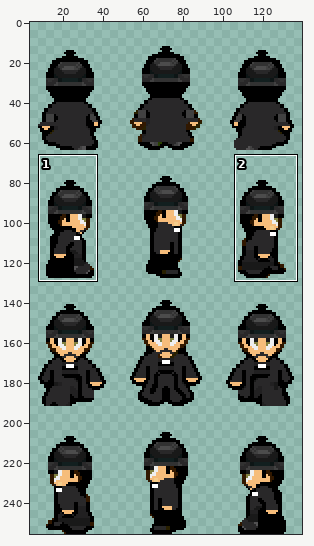
Sprite sheet, stored at data/sprites/npc/npcwikary.png. The picture above shows the old version from afar; the outline marks the close-up.
Close-up. The starting point:
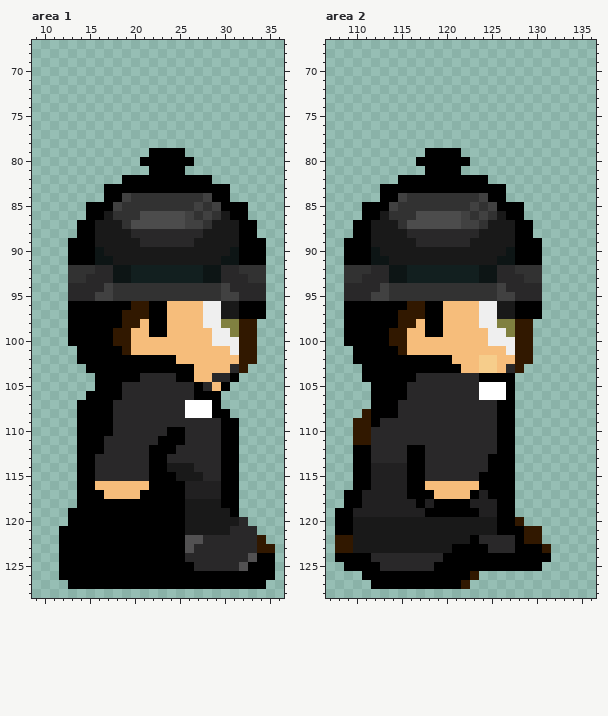
The file is 144x256 pixels. Colours within 5 levels of each other are drawn and written as one. Shown: area 1: x 9..36, y 67..128; area 2: x 107..136, y 67..128. The wide view leaves out empty margins. The commit also changed other parts of the picture, which this record leaves out.
Once edited:
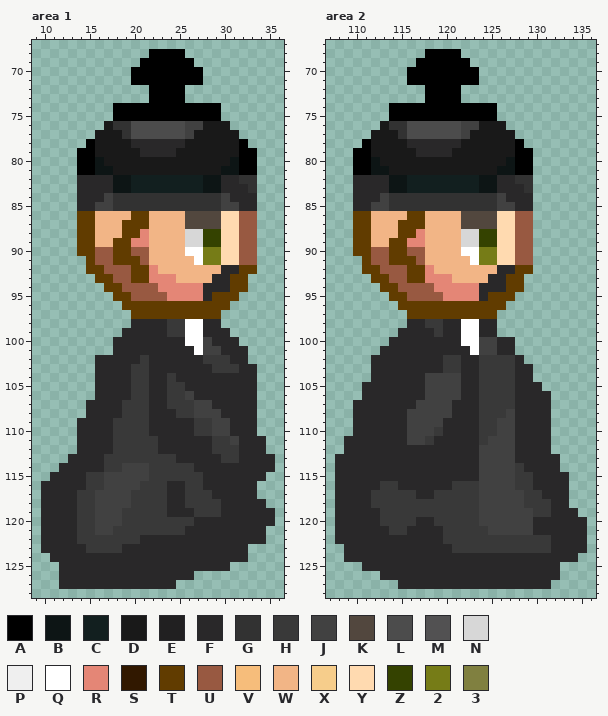
Palette (. is transparent): A #000000  B #0d1515  C #121f1f  D #191919  E #212021  F #292829  G #323232  H #393939  J #414141  K #52473e  L #4c4c4c  M #525152  N #d7d7d7  P #efefef  Q #ffffff  R #e48676  S #311800  T #613c00  U #985941  V #f6bd7b  W #f2b586  X #f6cd8b  Y #ffdab0  Z #344200  2 #767c17  3 #808040
What changed:
Changed rows in their new state; - is an unchanged pixel.
Area 1:
first column x 10:
 68 ------------AAAA----------
 69 -----------AAAAAA---------
 70 ----------AAAAAAAA--------
 71 ----------AAAAAAAA--------
 72 ------------AAAA----------
 73 ------------AAAA----------
 74 --------AAAAAAAAAAAA------
 75 --------AAAAAAAAAAAA------
 76 -------DGGLLLLLLJJDDD-----
 77 ------DDDGLLLLLLJDDDDD----
 78 -----ADDDDFFFFFFDDDDDDA---
 79 ----AADDDDDFFFFDDDDDDDAA--
 80 ----AABDDDDDDDDDDDDDDBAA--
 81 ----AABBDDDDDDDDDDDDBBAA--
 82 ----FFFFBBCCCCCCCCBBFFGG--
 83 ----FFFFBBCCCCCCCCBBFFFG--
 84 ----FFFJGG--------GGJFFF--
 85 ----FFJJG--------G-GJJFF--
 86 ----TTWWWWTTWWWWKKKKYYUU--
 87 ----TTWWWTTTWWWWKKKKYYUU--
 88 ----TTWWWTTRWWWWNNZZYYUU--
 89 ---.TTWWTTRRWWWWNNZZYYUU.-
 90 ---.TTUUTTUUWWWWQQ22YYUU.-
 91 ---..TUUTTTUWWWWWQ22YYUU.-
 92 ---..TTUUUTTRWWWWWWW--TT.-
 93 ---...TTUUTTRRRWWWWF-TT..-
 94 ---....TTUUUURRRRRFFFTT..-
 95 ---.....TTUUUURRRRFTTT...-
 96 ---......TTTTTTTTTTTT....-
 97 ---.......TTTTTTTTTT.....-
 98 ---.......FFFFHHQQFF....--
 99 ---......FFFFFHHQQFFF...--
100 ---.....FFFFFFFFQQJFFF..--
101 ----....FFFFFFFFFQJJFFF.--
102 ----..FFFFFHFFFFFFHHHFF.--
103 -----.FFFFHHFFFFFFFHHHFF--
104 ------FFFFHH--HFFFF--FFF--
105 ------FFF-HH--HH-F-FFFFF--
106 -----.FFF-HH--HHJFFFFFFF--
107 ----.FFF-HHH--HHHJJFFFFF--
108 ----.FFF-HHH---HHJJJFFFF--
109 ----FFFFHHHH-----HHJJFFF--
110 ----FFFFHHHH--FF-HHJJFFF--
111 ----FFF-HHHHHFFF---HHJFFF-
112 ----FFF-HHHHHFF----HHHFFF-
113 ---FFF-HHHHHHHH-----HHFFFF
114 --FFFF-HHJJJHHHHH---FFFFFF
115 -FFFFHHJJJJJHHHHHH--FFFFF-
116 FFFFFHHJJJJHHHFFHHFFFFFF--
117 FFFFHHJJJJHHHHFFHHHFFFFF--
118 FFFFHHJJJJHHHHFFHHHHFFFFF-
119 FFFFHHJJJHHHHHFFFHHHFFFFFF
120 FFFFHHJJJHHHHHHHHFFFFF-FFF
121 FFFFHHJJHHHHHHHHFFFFF---F-
122 FFFFHHHHHHHFFFFFFF------F-
123 FFFFFHHHHFFFFFFFF------...
124 -FFFFFFFFFFFFFFF-------...
125 --FFFFFFFFFFFFFFF----.....
126 --FFFFFFFFFFFFFFF.........
127 --FFFFFFFFFFFFF..........-
Area 2:
first column x 108:
 68 ----------AAAA--------------
 69 ---------AAAAAA-------------
 70 --------AAAAAAAA------------
 71 --------AAAAAAAA------------
 72 ----------AAAA--------------
 73 ----------AAAA--------------
 74 ------AAAAAAAAAAAA----------
 75 ------AAAAAAAAAAAA----------
 76 -----DGGLLLLLLJJDDD---------
 77 ----DDDGLLLLLLJDDDDD--------
 78 ---ADDDDFFFFFFDDDDDDA-------
 79 --AADDDDDFFFFDDDDDDDAA------
 80 --AABDDDDDDDDDDDDDDBAA------
 81 --AABBDDDDDDDDDDDDBBAA------
 82 --FFFFBBCCCCCCCCBBFFGG------
 83 --FFFFBBCCCCCCCCBBFFFG------
 84 --FFFJGG--------GGJFFF------
 85 --FFJJG--------G-GJJFF------
 86 --TTWWWWTTWWWWKKKKYYUU------
 87 --TTWWWTTTWWWWKKKKYYUU------
 88 --TTWWWTTRWWWWNNZZYYUU------
 89 -.TTWWTTRRWWWWNNZZYYUU.-----
 90 -.TTUUTTUUWWWWQQ22YYUU.-----
 91 -..TUUTTTUWWWWWQ22YYUU.-----
 92 -..TTUUUTTRWWWWWWW--TT.-----
 93 -...TTUUTTRRRWWWWF-TT..-----
 94 -....TTUUUURRRRRFFFTT..-----
 95 -.....TTUUUURRRRFTTT...-----
 96 -......TTTTTTTTTTTT....-----
 97 -.......TTTTTTTTTT.....-----
 98 -.......FFHHFFQQFF....------
 99 -......FFFFHFFQQFF....------
100 -.....FFFFFFFFQQJJFF..------
101 --...FFFFFFFFFFQJJFF..------
102 --..FFFFFFFFHHFFHHHHF.------
103 ---.FFFFFFFFHHFFHHHHFF------
104 ---.FFFFF-JJJJ--HHHHFF------
105 ---FFFFF--JJJJ--HHHHFFF-----
106 ---FFFFF--JJJJ--HHHHFFFF----
107 --FFFFF--JJJJ---HHHHFFFF----
108 --FFFFF-JJJJJ---HHHJFFFF----
109 --FFF---JJJJ----HHJJFFFF----
110 --FF----JJJH----HHJJFFFF----
111 -FFF----JJH-----HJJJFFFF----
112 -FFF----FF------JJJJFFFF----
113 FFFF----FF------JJJJFFFFF---
114 FFFFFFFFFF------JJJJHFFFF---
115 FFFFFFFFFF------JJJJHHFFFF--
116 FFFFFHHFFFFFFHHHJJJJHHFFFF--
117 FFFFHHHHHFFHHHHHJJJJJHHFFF--
118 FFFFHHHHHHHHHHHHJJJJJHHHFF--
119 FFFFFHHHHHHHHHHHJJJJJJHHFFF-
120 FFFFFHHHHFFHHHHHJJJJJJFFFFFF
121 FFFFFFHHFFFFHHHHHJJJJJFFFFFF
122 FFFFFFFFFFFFHHHHHHHHHHHHFFFF
123 .FFFFFFFFFFFFHHHHHHHHHHHFFFF
124 .FFF--------FFFFFFFFFFFFFFF-
125 -..FF------FFFFFFFFFFFFFF---
126 ---..FFFFFFFFFFFFFFFFFFFF---
127 ----...FFFFFFFFFFFFFFFFF----
Changed places in both close-ups, as pixel boxes (x1, y1, x2, y2):
changed: (41, 49, 275, 589)
changed: (335, 49, 587, 589)
